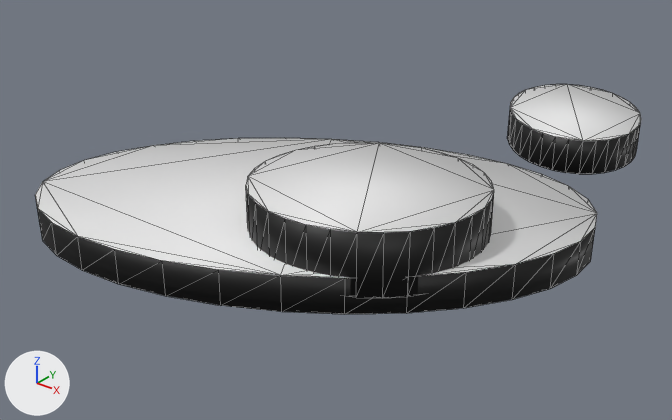
The glTF model meshes/rocks.glb: old version first, new version second.
One viewpoint serves both versions: a 50 mm camera at (24.5, -29.3, 15.9) aimed at (3.4, -2.9, -0.5). The lights are fixed; the arrows at lower left show +X, +Y and +Z. The first picture is the older version. Mesh edges are drawn as thin lines. Vertices at exactly the same position are counted once.

In view in the first picture: 'Rocks'.
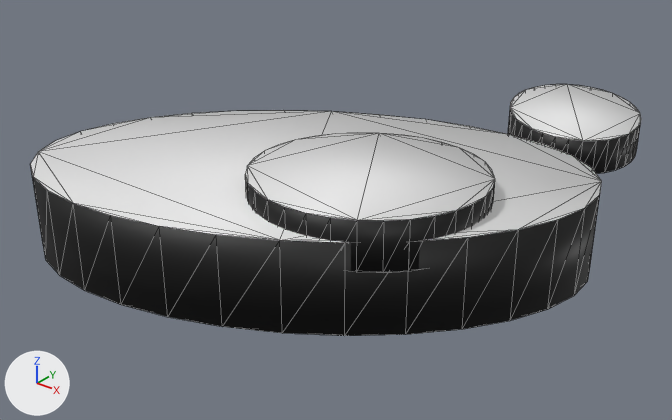
Pixel boxes [x1, y1, x2, y2] of what changed, in the pictures (672 x 420 px; the box of a moved part takes in the faces that stretch with it):
'Rocks', reshaped (10% taller): before [35, 84, 641, 314]; after [30, 84, 641, 336]
part 1 of me_cylinder_002, moved or reshaped: before [35, 138, 597, 314]; after [30, 110, 602, 336]
part 2 of me_cylinder_002, moved or reshaped: before [246, 143, 494, 298]; after [245, 133, 495, 273]

The change, as a list of edits to the scene's bpy script:
```text
Change me_cylinder_002:
    used by ob_rocks; location = (0.0, 0.0, 0.0)
    remove me_cylinder_002.from_pydata(...)  # 192 vertices, 372 faces; spans x -4.3..13.9, y -13.3..12.4, z -0.1..3.3
    add me_cylinder_002.from_pydata(...)  # 192 vertices, 372 faces; spans x -4.3..13.9, y -13.3..12.4, z -0.4..3.7
    me_cylinder_002 part 1: the loose piece of 64 vertices spanning x -4.3..13.9, y -13.3..1.0, z 0.4..1.7 is scaled about its middle by (1, 1, 2.54), then moved by (0.0, 0.0, 0.2)
    me_cylinder_002 part 2: the loose piece of 64 vertices spanning x 3.9..11.7, y -10.4..-3.0, z 1.0..3.3 is scaled about its middle by (1, 1, 0.777), then moved by (0.0, 0.0, 0.6)
```
